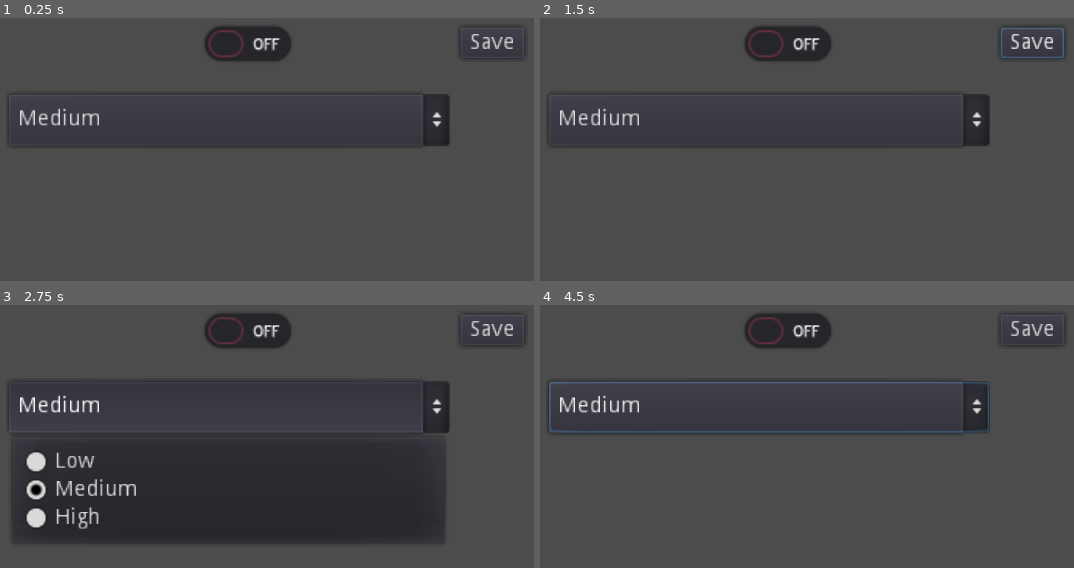
Above: before the commit, frames 1-4 (two rows, left to right).
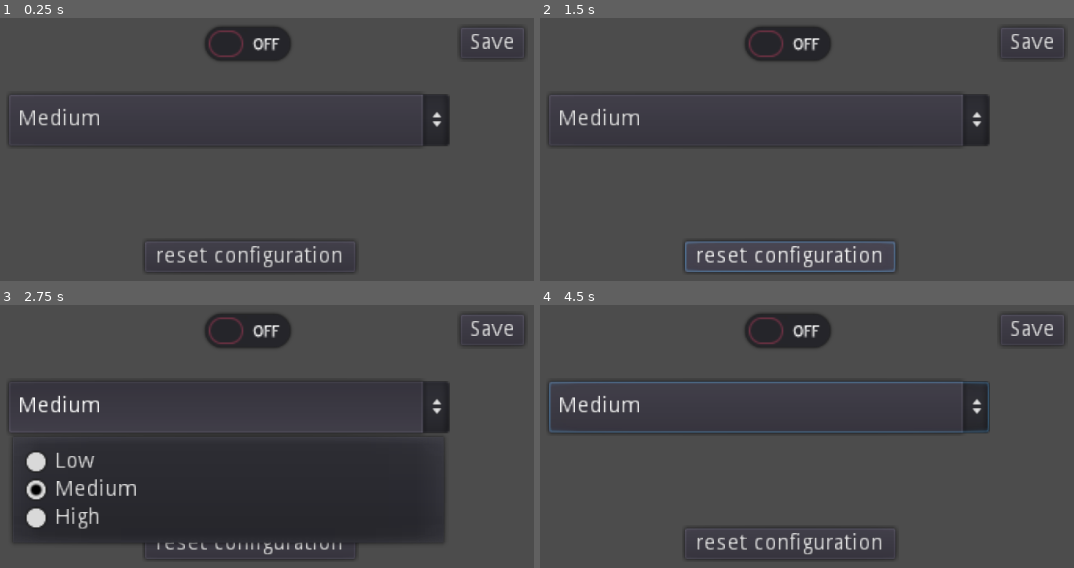
Above: after the commit, the same moments.

Repository: Can202/godot_save
Game: Godot game, scene res://AddonSave/test/test2.tscn
Same seed, same stepped clock (60 frames per second), same inputs: the game is played once before the commit and once after it. The project has no main scene, so this scene is started directly.
Inputs (mouse positions are in pixels of both pictures, inside the frame that each line leads up to):
- Up to frame 1 (0.25 s): no input
- Up to frame 2 (1.5 s): click "Save" at 0.5 s; click (790, 257) at 1.25 s, where only the run after the commit has a clickable "reset configuration"
- Up to frame 3 (2.75 s): click "Medium" at 2 s
- Up to frame 4 (4.5 s): click (790, 331) at 2.75 s; tap Enter at 3.5 s; hold Right (ui_right) 3.53-4.28 s; tap Space at 4.25 s; hold Left (ui_left) from 4.28 s (still down)

The runs differ from the first frame. In frame 1, 0.9% of the frame differs, in the area x 26-67%, y 84-97%; in frame 2, 1.9%, in the area x 26-99%, y 3-97%; in frame 3, 0.5%; in frame 4, 0.9%.

Commit message:
fix some error and add a remove function

Diff:
--- a/AddonSave/addonsave.gd
+++ b/AddonSave/addonsave.gd
@@ -64,22 +64,23 @@
 	thefile.close()
 
 	if print_in_terminal:
-		print("Saved:")
-		print(str(data))
+		print("Saved: " + str(data))
 
 func edit_data(var profile : String = "save", var typefile : String = ".sav"):
 
 	create_folder(res_user, folder_name)
 
+
 	var thefile = File.new()
 	var data = {}
 	if profile == "":
 		profile = "save"
-	if (!thefile.file_exists(res_user + folder_name + "/" + profile + typefile)):
+	var path = str(res_user + folder_name + "/" + profile + typefile)
+	if (!thefile.file_exists(path)):
 		if print_in_terminal:
 			print("the file doesn't exist yet, return empty dictionary")
 	else:
-		thefile.open(res_user + folder_name + "/" + profile + typefile, File.READ)
+		thefile.open(path, File.READ)
 		if !thefile.eof_reached():
 			var almost_data = parse_json(thefile.get_line())
 			if almost_data != null:
@@ -99,8 +100,7 @@
 	thefile.close()
 
 	if print_in_terminal:
-		print("Saved:")
-		print(str(data))
+		print("Saved: " + str(data))
 
 func edit_data_in_folder(var resuser : String, var folder : String, var profile : String = "save", var typefile : String = ".sav"):
 
@@ -110,18 +110,30 @@
 	var data = {}
 	if profile == "":
 		profile = "save"
-	if (!thefile.file_exists(res_user + folder_name + "/" + profile + typefile)):
+	var path = str(resuser + folder + "/" + profile + typefile)
+	if (!thefile.file_exists(path)):
 		if print_in_terminal:
 			print("the file doesn't exist yet, return empty dictionary")
 	else:
-		thefile.open(resuser + folder + "/" + profile + typefile, File.READ)
+		thefile.open(path, File.READ)
 		if !thefile.eof_reached():
 			var almost_data = parse_json(thefile.get_line())
 			if almost_data != null:
 				data = almost_data
 	return data
 
-
+func remove_data(var profile : String = "save", var typefile : String = ".sav"):
+	var dir = Directory.new()
+	var path = str(res_user + folder_name + "/" + profile + typefile)
+	dir.remove(path)
+	if print_in_terminal:
+		print(path + " removed")
+func remove_data_in_folder(var resuser : String, var folder : String, var profile : String = "save", var typefile : String = ".sav"):
+	var dir = Directory.new()
+	var path = str(resuser + folder + "/" + profile + typefile)
+	dir.remove(path)
+	if print_in_terminal:
+		print(path + " removed")
 
 #This is modified by me (Can202), but the author is fractilegames
 #GitHub: https://github.com/fractilegames/godot-screenshot-queue
--- a/AddonSave/test/test2.gd
+++ b/AddonSave/test/test2.gd
@@ -37,3 +37,7 @@
 
 func _on_save_pressed():
 	_save()
+
+
+func _on_Button_pressed():
+	Addonsave.remove_data_in_folder("res://", "settings", "quality", ".txt")
--- a/AddonSave/test/test2.tscn
+++ b/AddonSave/test/test2.tscn
@@ -37,4 +37,15 @@
 "_edit_use_anchors_": false
 }
 
+[node name="Button" type="Button" parent="Node2D"]
+margin_left = 204.0
+margin_top = 268.0
+margin_right = 339.0
+margin_bottom = 288.0
+text = "reset configuration"
+__meta__ = {
+"_edit_use_anchors_": false
+}
+
 [connection signal="pressed" from="Node2D/save" to="." method="_on_save_pressed"]
+[connection signal="pressed" from="Node2D/Button" to="." method="_on_Button_pressed"]
